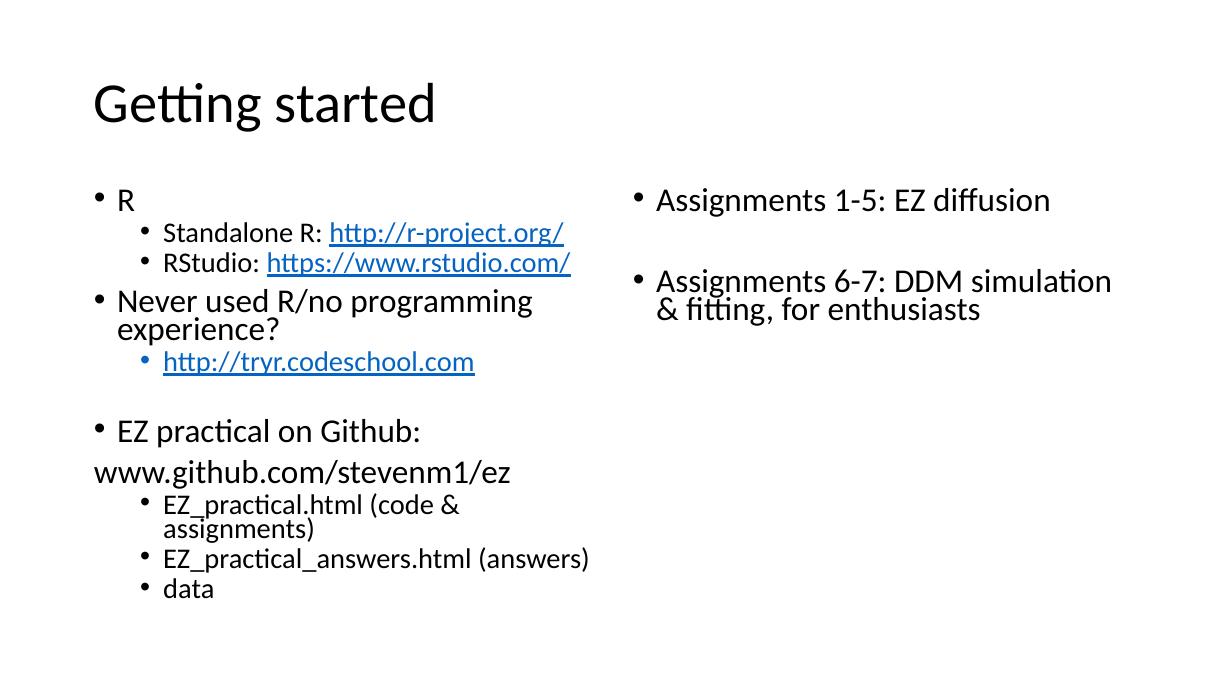
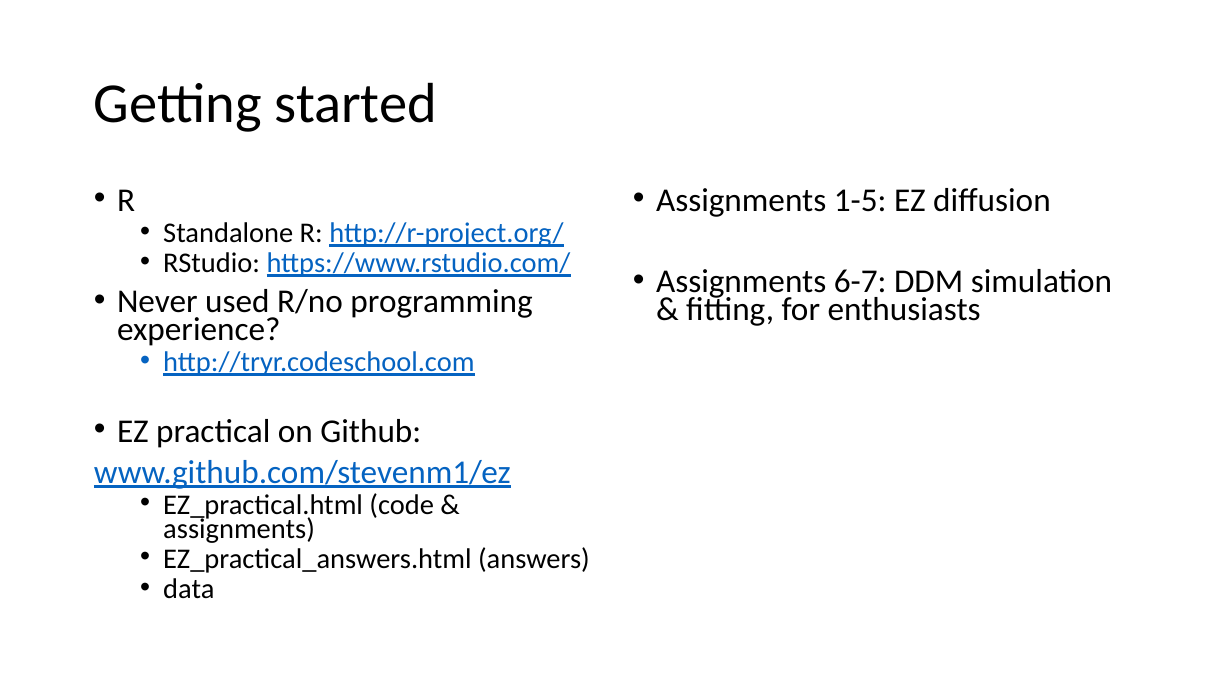
Before and after one commit to StevenM1/ez, a slide deck: slide 16 of Intro EZ.pptx. Drawn at 1232x693 pixels with LibreOffice and Linux fonts; fonts in the diff are those of the drawing. Boxes give left, top, right and bottom in pixels: in the first picture for what was removed or moved away, otherwise in the second. Text is boxed around its words. In the diff, an @@ line names an element or a change of style, - is before the commit and + after.

Commit message:
Update link on slides

```diff
--- a/Intro EZ.pptx
+++ b/Intro EZ.pptx
@@ text at (94,460,511,489): text colour #000000 to #0563C1, underline on in "www.github.com/stevenm1/ez" @@
```
